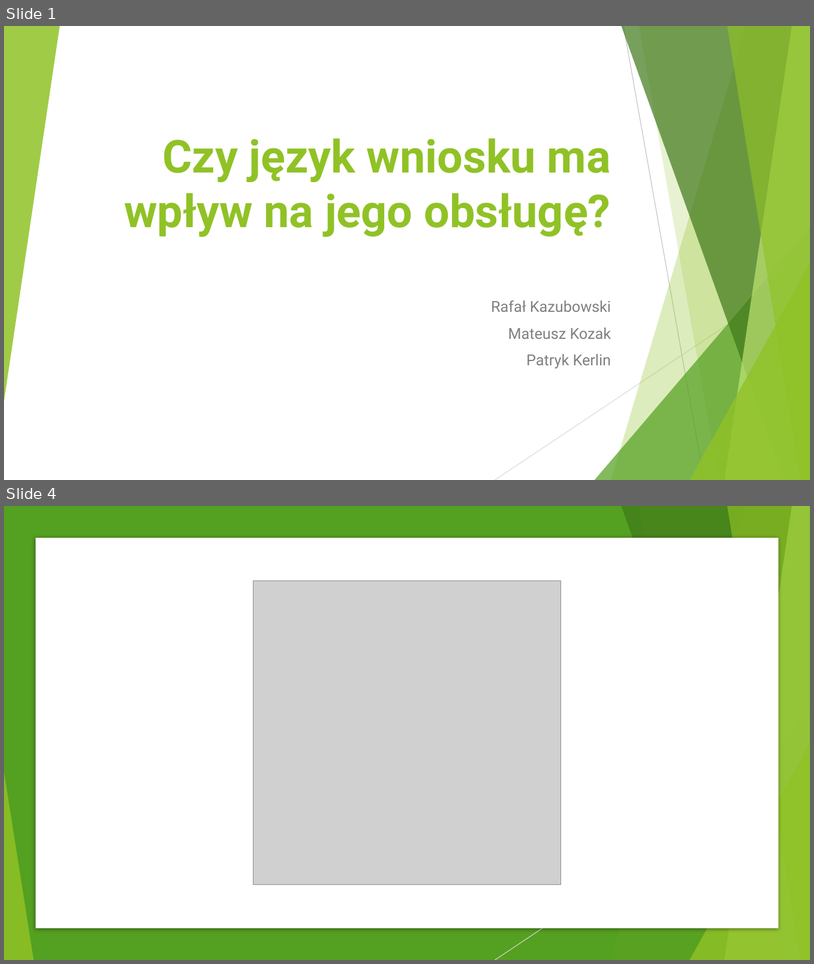
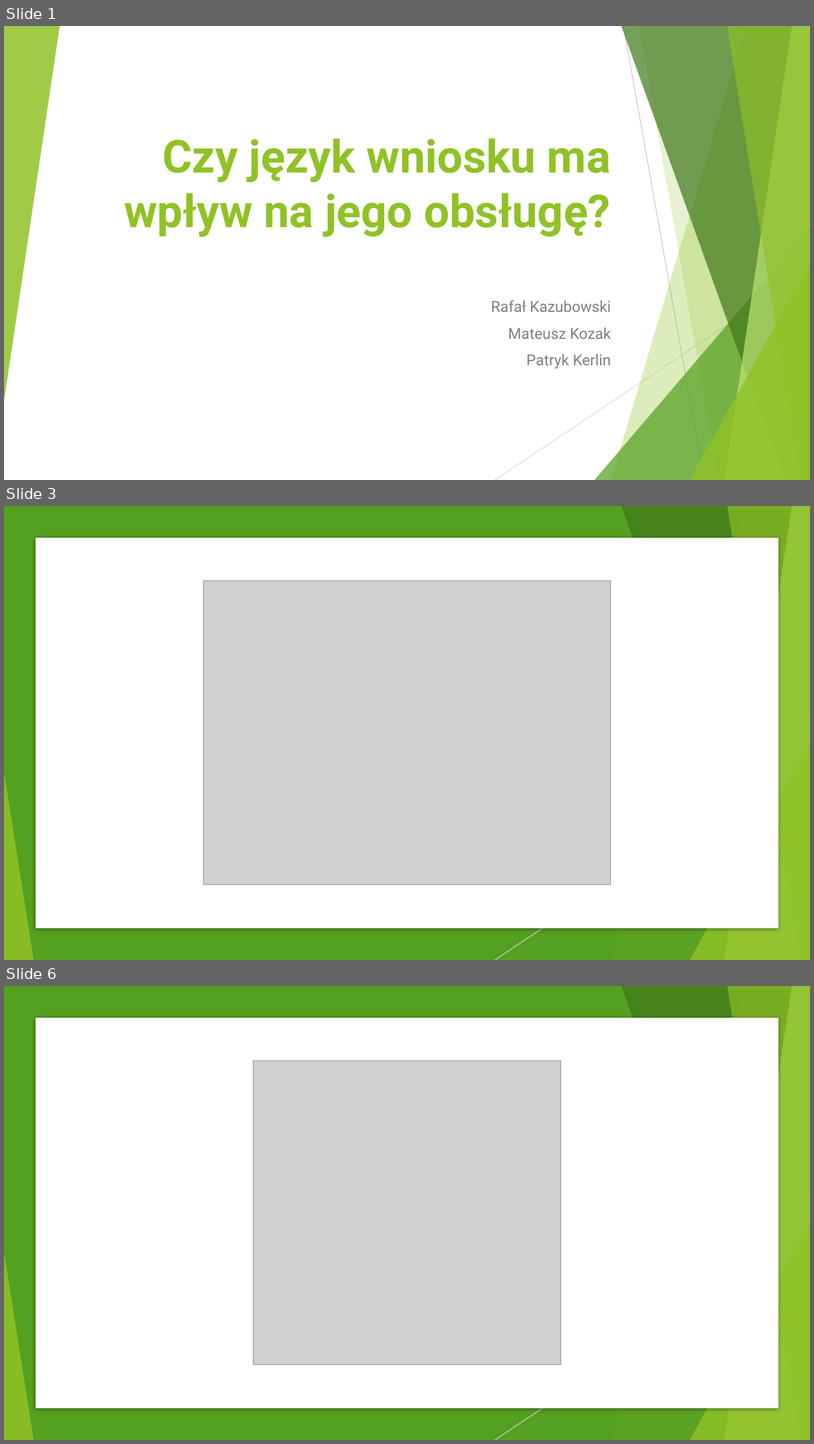
Before and after one commit to infoshareacademy/jdsz3-TeamB, a slide deck: projektsql/Czy język wniosku ma wpływ na jego obsługę.pptx. Shown one above the other, each under a label of ours: slides 1 and 4 before the commit, slides 1, 3 and 6 after it; the slides between them are not shown. The pictures are 814x964 and 814x1444 pixels, drawn with LibreOffice and Linux fonts; fonts in the diff are those of the drawing; grey boxes stand for pictures. Boxes give left, top, right and bottom in pixels: in the first picture for what was removed or moved away, otherwise in the second. Text is boxed around its words. In the diff, an @@ line names an element or a change of style, - is before the commit and + after.

```diff
--- a/projektsql/Czy język wniosku ma wpływ na jego obsługę.pptx
+++ b/projektsql/Czy język wniosku ma wpływ na jego obsługę.pptx
@@ slide 3 added at (4,506,810,960), background #FFFFFF; not listed: 9 template elements that a slide beside it also shows @@
@@ rectangle added at (4,506,810,960), fill #54A021 @@
@@ rectangle added at (35,538,779,928), fill #FFFFFF @@
@@ picture added at (204,581,611,885) @@
@@ group added at (4,506,810,960): 5 freeform shapes, 3 triangles, 1 line @@
@@ what was slide 4 is now slide 6 @@
```
Also in this commit, not shown: 6 slides changed, 4 other slides added, 3 slides removed, 1 other file.
